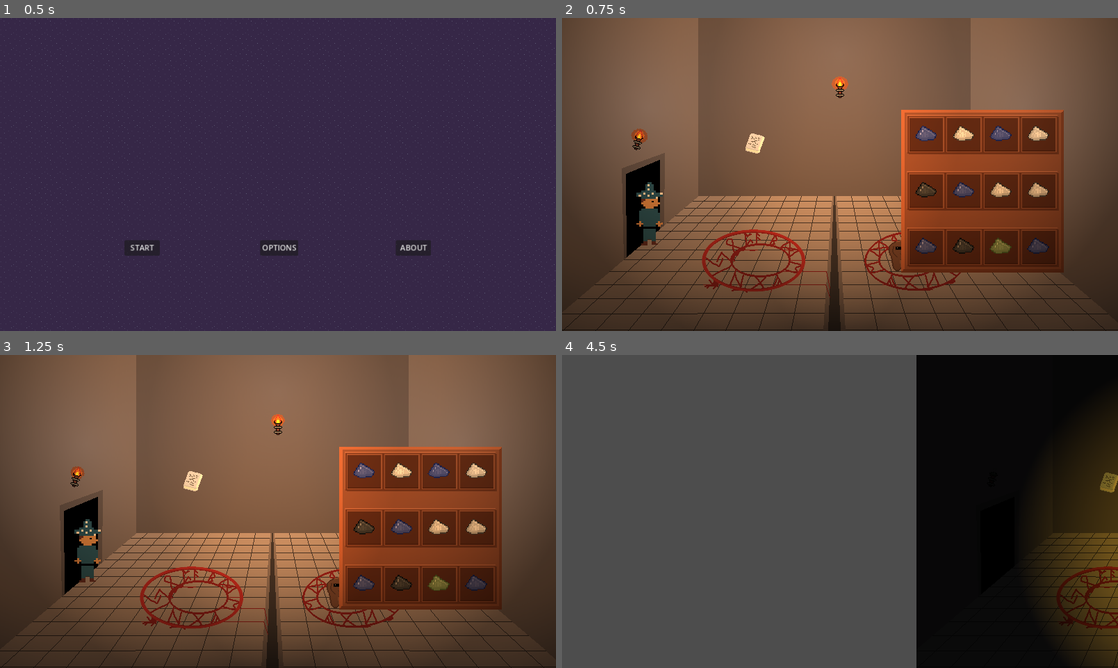
Above: before the commit, frames 1-4 (two rows, left to right).
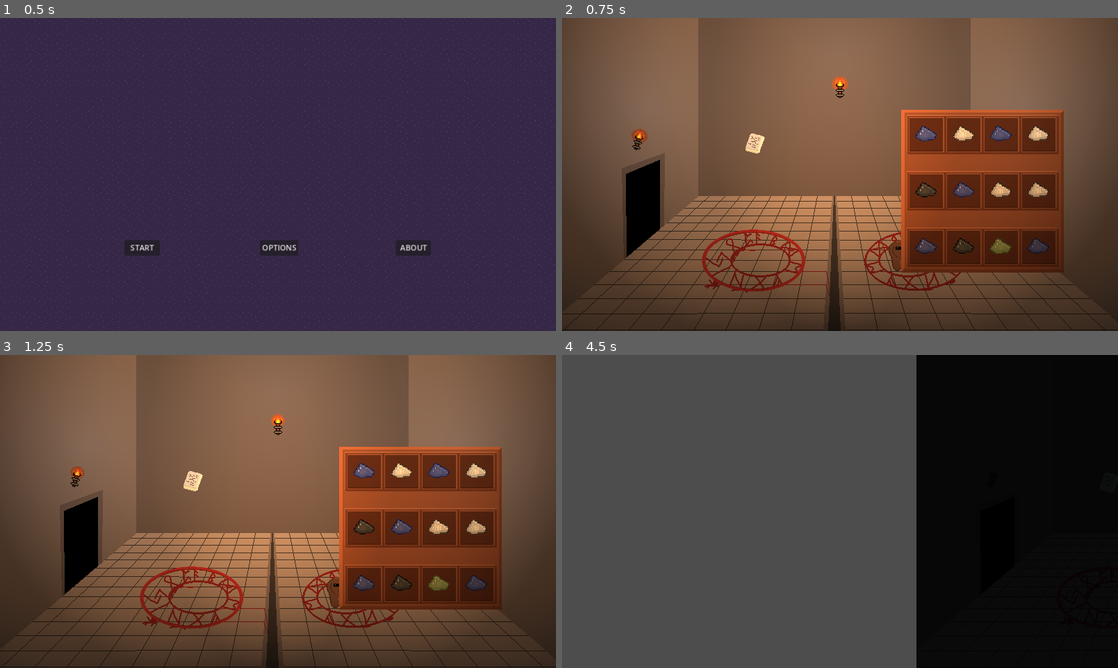
Above: after the commit, the same moments.

Repository: lewis785/ludum-dare-55
Game: Godot game, scene res://scenes/levels/main_menu.tscn
Same seed, same stepped clock (60 frames per second), same inputs: the game is played once before the commit and once after it.
Inputs (mouse positions are in pixels of both pictures, inside the frame that each line leads up to):
- Up to frame 1 (0.5 s): no input
- Up to frame 2 (0.75 s): click "START" at 0.5 s
- Up to frame 3 (1.25 s): no input
- Up to frame 4 (4.5 s): click (756, 480) at 1.25 s; click (756, 483) at 2 s; click (756, 489) at 2.75 s; tap Enter at 3.5 s; drag from (928, 473) to (840, 511) at 3.52 s; drag from (728, 527) to (812, 574) at 4.27 s

Frame 1 is identical in both runs. In frame 2, 0.5% of the frame differs, in the area x 13-19%, y 52-73%; in frame 3, 0.5%; in frame 4, 8.4%, in the area x 84-100%, y 18-100%.

Commit message:
FIX the game

Diff:
--- /dev/null
+++ b/scenes/characters/wizard.tscn
@@ -0,0 +1,17 @@
+[gd_scene load_steps=3 format=3 uid="uid://dn523v3tnhp3l"]
+
+[ext_resource type="Texture2D" uid="uid://dgy147eiw5ac" path="res://assets/characters/wizard2.png" id="1_lg6js"]
+[ext_resource type="Texture2D" uid="uid://5dvrr1mxcbia" path="res://scenes/props/wizard_torch.tres" id="2_4tia7"]
+
+[node name="Wizard" type="Sprite2D"]
+texture_filter = 1
+position = Vector2(-47.2477, -15.0198)
+scale = Vector2(0.850277, 0.727541)
+texture = ExtResource("1_lg6js")
+
+[node name="PointLight2D" type="PointLight2D" parent="."]
+position = Vector2(4.51565, 5.51432)
+enabled = false
+color = Color(0.956863, 0.87451, 0.247059, 1)
+energy = 13.36
+texture = ExtResource("2_4tia7")
--- a/scenes/levels/room.tscn
+++ b/scenes/levels/room.tscn
@@ -3,9 +3,9 @@
 [ext_resource type="Texture2D" uid="uid://crs8kox2y0gj7" path="res://assets/backgrounds/room_temp.png" id="1_son88"]
 [ext_resource type="PackedScene" uid="uid://f7pi0x6o1uvq" path="res://scenes/background_tools/snap_point.tscn" id="2_n8nla"]
 [ext_resource type="PackedScene" uid="uid://c30y088bbp04r" path="res://scenes/props/torch.tscn" id="3_7h2qe"]
-[ext_resource type="Texture2D" uid="uid://yyllu6flx31c" path="res://assets/characters/Wizard.png" id="4_lhqse"]
-[ext_resource type="Texture2D" uid="uid://5dvrr1mxcbia" path="res://scenes/props/wizard_torch.tres" id="5_1bhml"]
+[ext_resource type="PackedScene" uid="uid://dn523v3tnhp3l" path="res://scenes/characters/wizard.tscn" id="4_67ko6"]
 [ext_resource type="PackedScene" uid="uid://df7kvudh0t7fu" path="res://scenes/ui/summon_screen.tscn" id="5_mi5o7"]
+[ext_resource type="AudioStream" uid="uid://der031n1a0ltg" path="res://assets/sounds/Room_v1.mp3" id="7_842co"]
 [ext_resource type="PackedScene" uid="uid://b6n5qd7skmkpc" path="res://scenes/components/character/character.tscn" id="7_gykpj"]
 
 [sub_resource type="Curve2D" id="Curve2D_8xhqc"]
@@ -52,18 +52,10 @@
 position = Vector2(126, 277)
 rotation = -0.00185529
 
-[node name="Wizard" type="Sprite2D" parent="Node2D/Path2D/PathFollow2D"]
-texture_filter = 1
-position = Vector2(-0.00557709, 2.99997)
-scale = Vector2(3.09375, 2.90625)
-texture = ExtResource("4_lhqse")
-
-[node name="PointLight2D" type="PointLight2D" parent="Node2D/Path2D/PathFollow2D/Wizard"]
-position = Vector2(4.51565, 5.51432)
-enabled = false
-color = Color(0.956863, 0.87451, 0.247059, 1)
-energy = 13.36
-texture = ExtResource("5_1bhml")
+[node name="Wizard" parent="Node2D/Path2D/PathFollow2D" instance=ExtResource("4_67ko6")]
+visible = false
+z_index = 3
+position = Vector2(-10.9963, -2.02039)
 
 [node name="Summon-screen" parent="." instance=ExtResource("5_mi5o7")]
 
@@ -71,5 +63,6 @@
 position = Vector2(493, 340)
 
 [node name="AudioStreamPlayer2D" type="AudioStreamPlayer2D" parent="."]
+stream = ExtResource("7_842co")
 
 [editable path="Summon-screen"]
